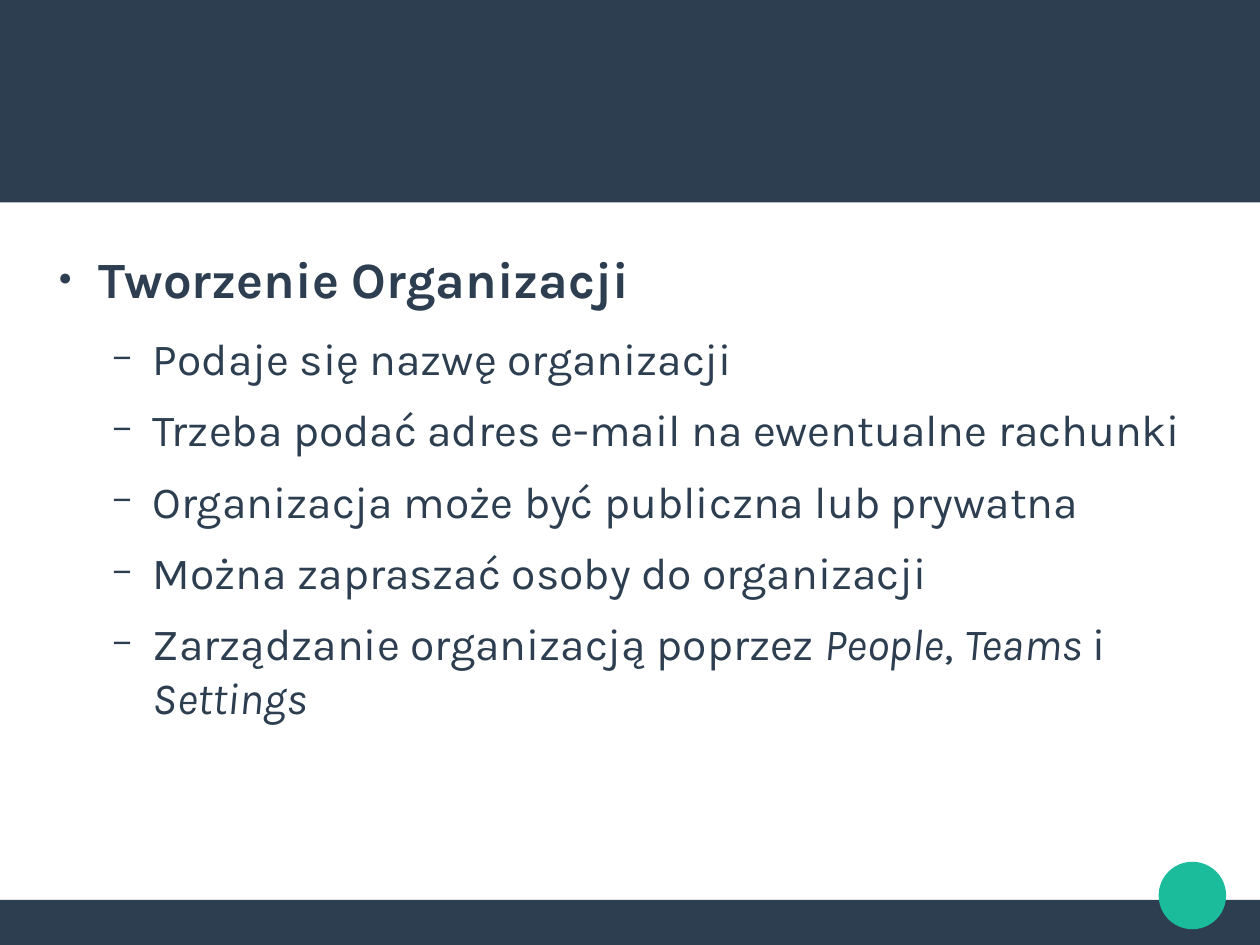
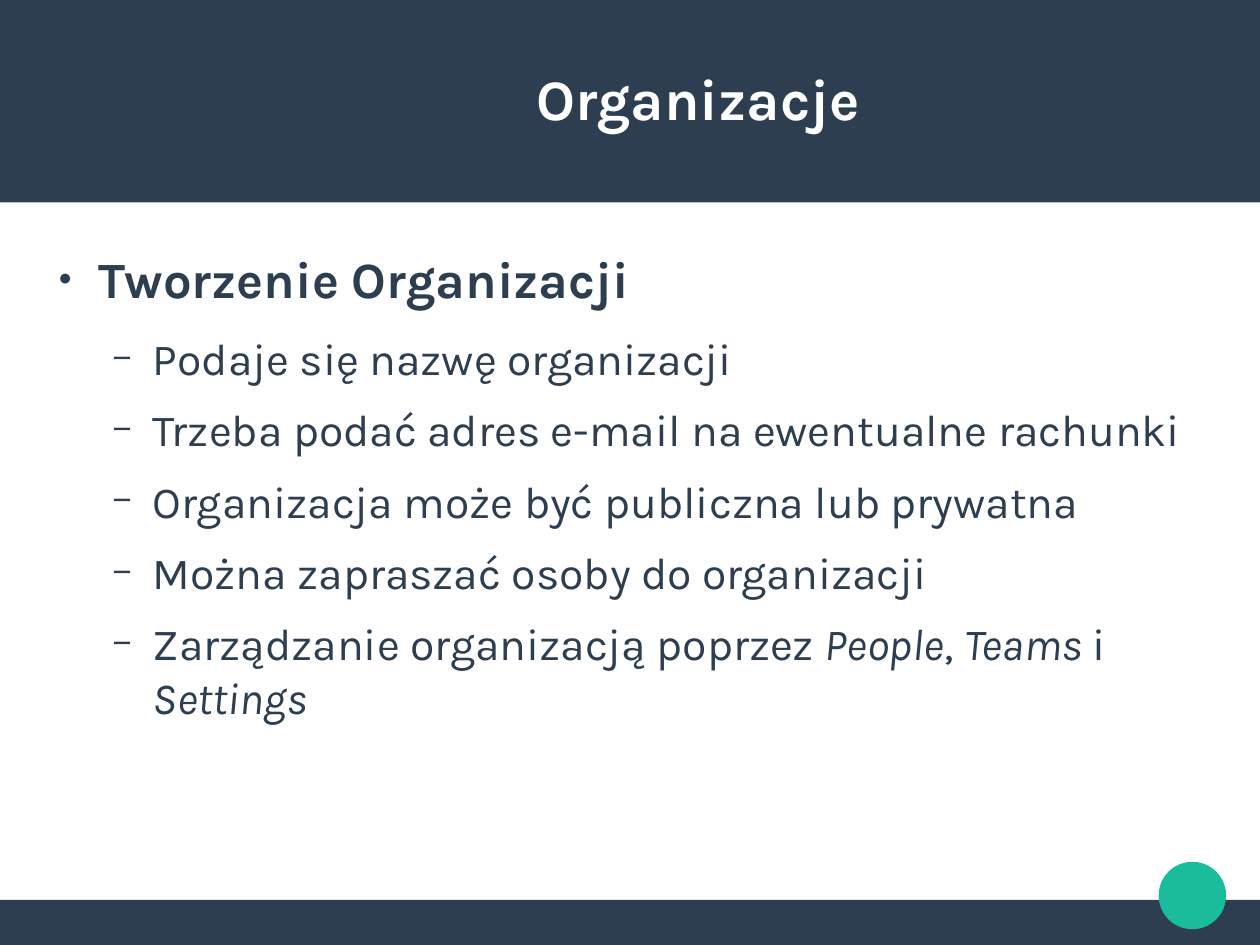
Before and after one commit to PZZProject/ProjecktPrezentacja, a slide deck: slide 8 of PrezentacjaGitHub.odp (slide 7 before the commit). Drawn at 1260x945 pixels with LibreOffice and Linux fonts; fonts in the diff are those of the drawing. Boxes give left, top, right and bottom in pixels: in the first picture for what was removed or moved away, otherwise in the second. Text is boxed around its words. In the diff, an @@ line names an element or a change of style, - is before the commit and + after.

```diff
--- a/PrezentacjaGitHub.odp
+++ b/PrezentacjaGitHub.odp
@@ title added at <box>537,79,860,134</box>, 36 pt, text #FFFFFF, bold @@
+Organizacje
```
Also in this commit, not shown: 7 other slides changed, 4 slides added, 4 slides removed.
